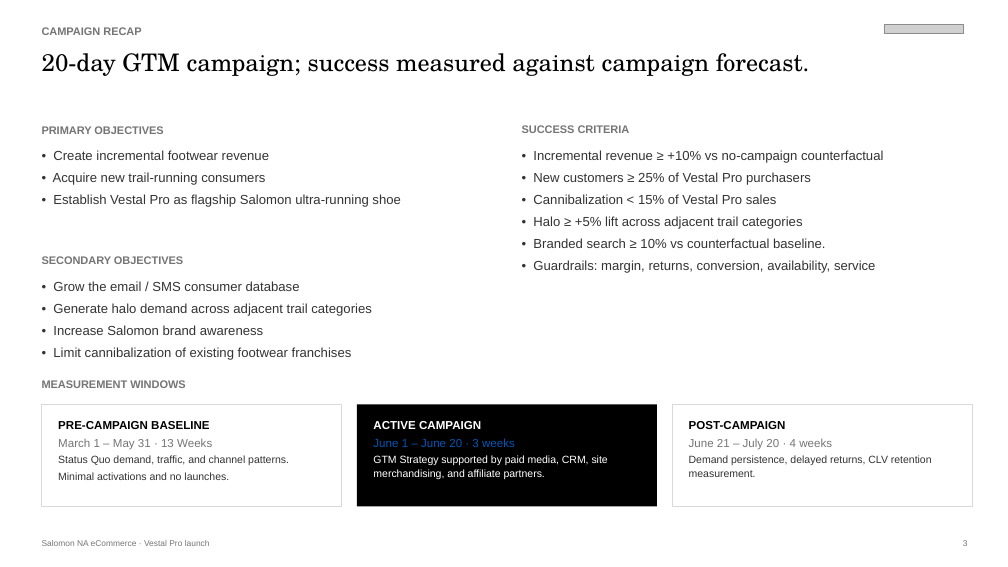
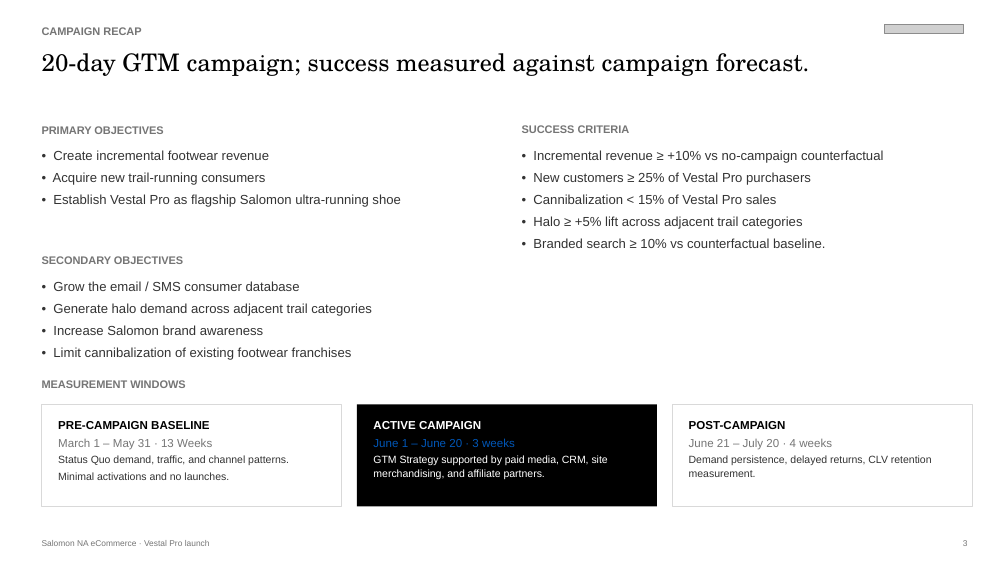
Before and after one commit to andersone17/salomon_case, a slide deck: slide 2 of deliverables/VestalPro_Campaign_Readout.pptx. Drawn at 1008x567 pixels with LibreOffice and Linux fonts; fonts in the diff are those of the drawing; grey boxes stand for pictures. Boxes give left, top, right and bottom in pixels: in the first picture for what was removed or moved away, otherwise in the second. Text is boxed around its words. In the diff, an @@ line names an element or a change of style, - is before the commit and + after.

```diff
--- a/deliverables/VestalPro_Campaign_Readout.pptx
+++ b/deliverables/VestalPro_Campaign_Readout.pptx
@@ text at (533, 260, 875, 273): paragraph removed @@
-• Guardrails: margin, returns, conversion, availability, service
```
Also in this commit, not shown: 2 other slides changed, 1 slide removed.
